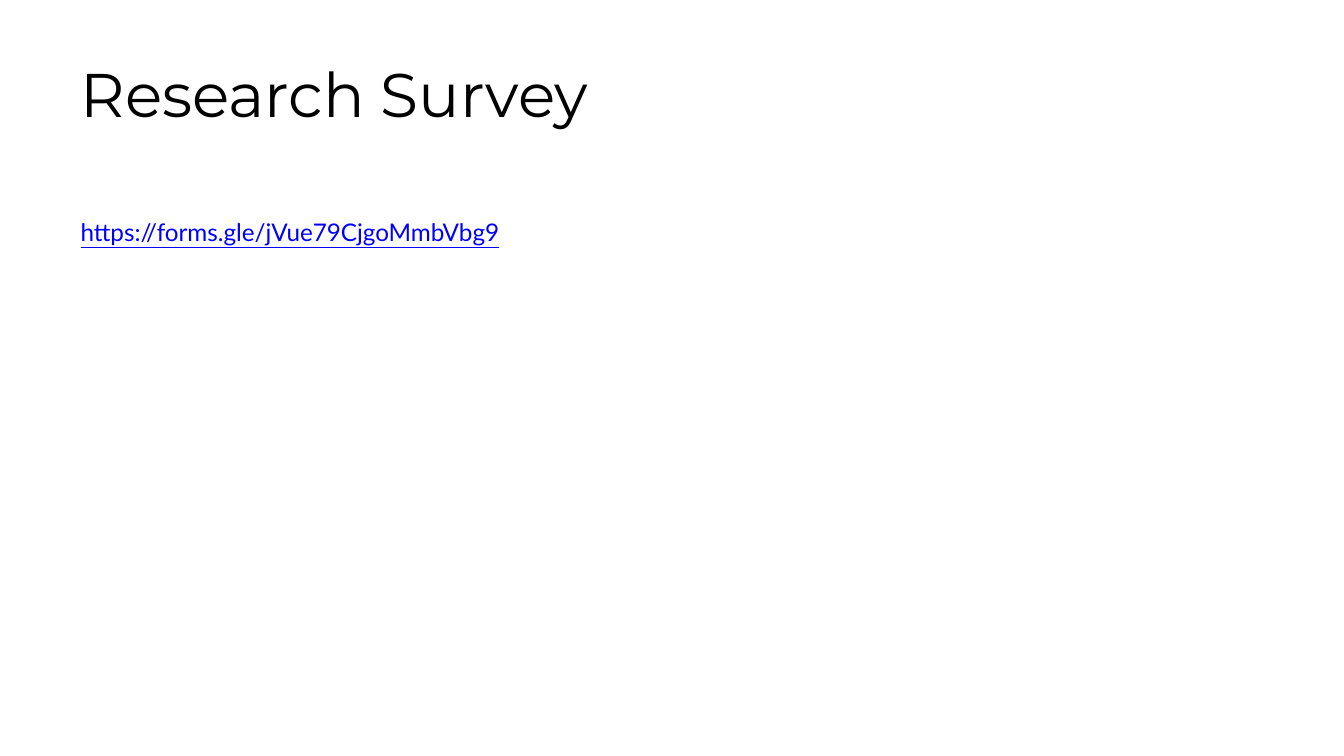
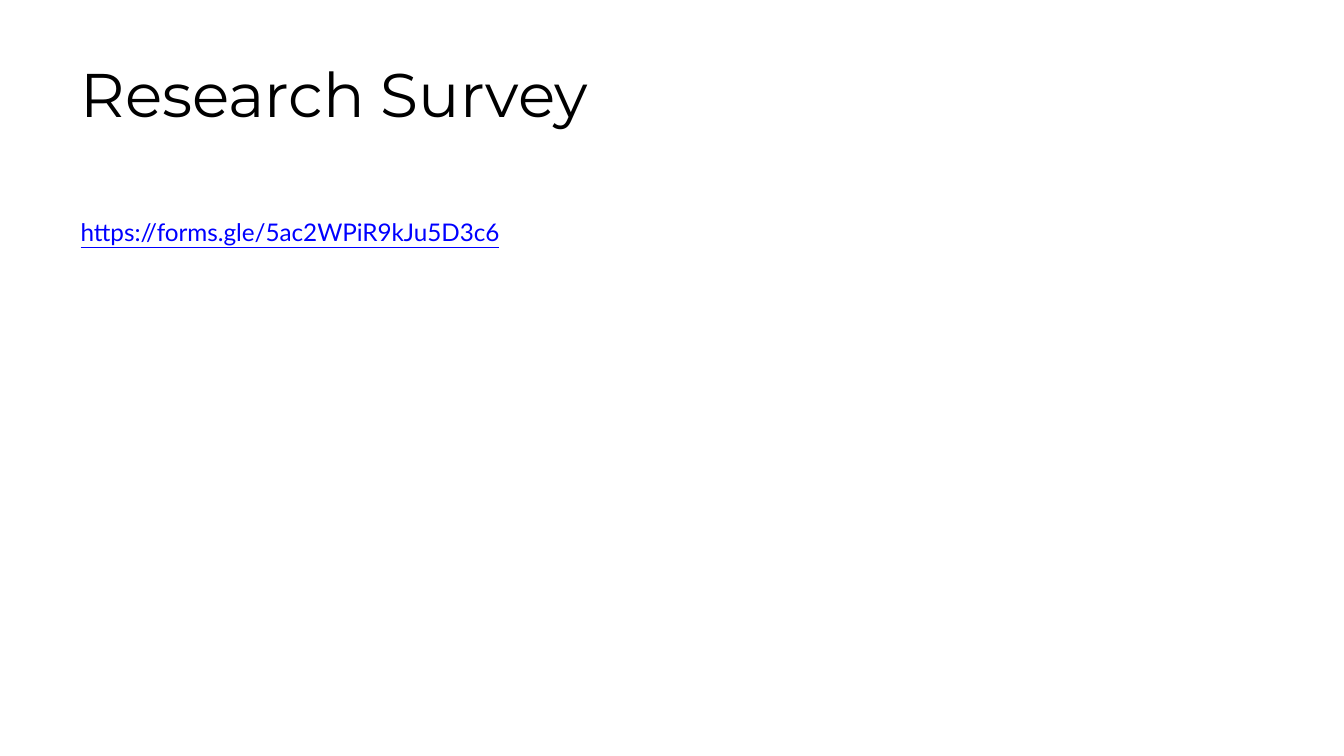
Before and after one commit to fhdsl/DaSEH, a slide deck: slide 44 of modules/Functions/Functions.pptx (slide 38 before the commit). Drawn at 1344x756 pixels with LibreOffice and Linux fonts; fonts in the diff are those of the drawing. Boxes give left, top, right and bottom in pixels: in the first picture for what was removed or moved away, otherwise in the second. Text is boxed around its words. In the diff, an @@ line names an element or a change of style, - is before the commit and + after.

```diff
--- a/modules/Functions/Functions.pptx
+++ b/modules/Functions/Functions.pptx
@@ text at [81,223,500,246]: text changed @@
-https://forms.gle/jVue79CjgoMmbVbg9
+https://forms.gle/5ac2WPiR9kJu5D3c6
```
Also in this commit, not shown: 9 other slides changed, 10 slides added, 4 slides removed, 8 other files.
